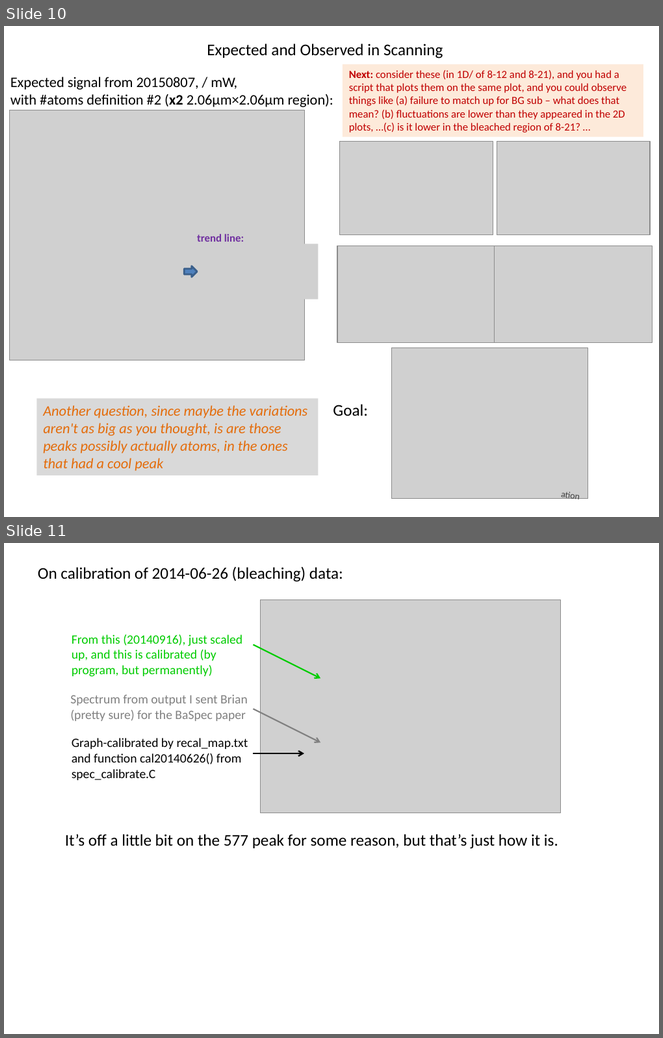
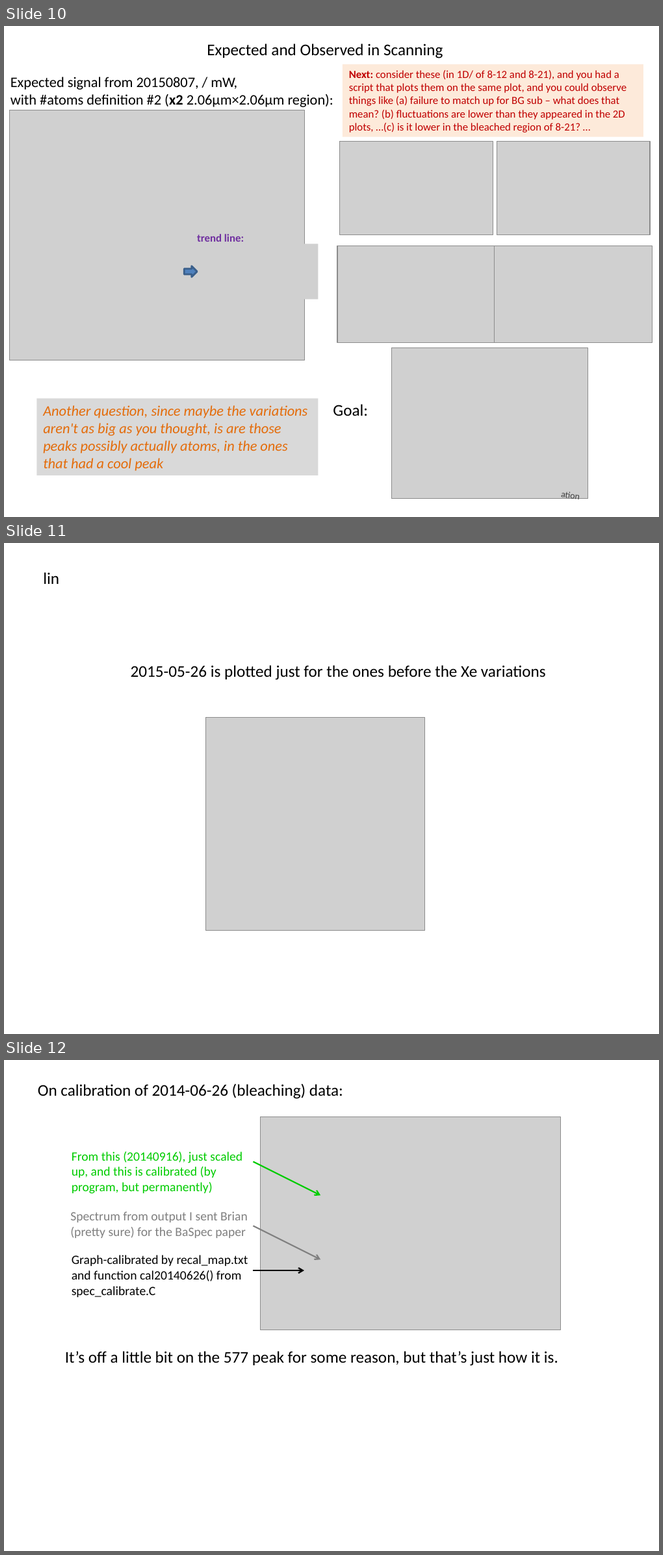
Before and after one commit to Waltmon/timthesis, a slide deck: thought_process.pptx. Shown one above the other, each under a label of ours: slides 10 and 11 before the commit, slides 10, 11 and 12 after it. The pictures are 663x1038 and 663x1555 pixels, drawn with LibreOffice and Linux fonts; fonts in the diff are those of the drawing; grey boxes stand for pictures. Boxes give left, top, right and bottom in pixels: in the first picture for what was removed or moved away, otherwise in the second. Text is boxed around its words. In the diff, an @@ line names an element or a change of style, - is before the commit and + after.

```diff
--- a/thought_process.pptx
+++ b/thought_process.pptx
@@ slide 11 added at [4,543,659,1034], background #FFFFFF @@
@@ text added at [43,572,59,584], 18 pt, text #000000 @@
+lin
@@ text added at [131,665,546,680], 18 pt, text #000000 @@
+2015-05-26 is plotted just for the ones before the Xe variations
@@ picture added at [206,718,425,931] @@
@@ what was slide 11 is now slide 12 @@
```
Also in this commit, not shown: 33 other files.
